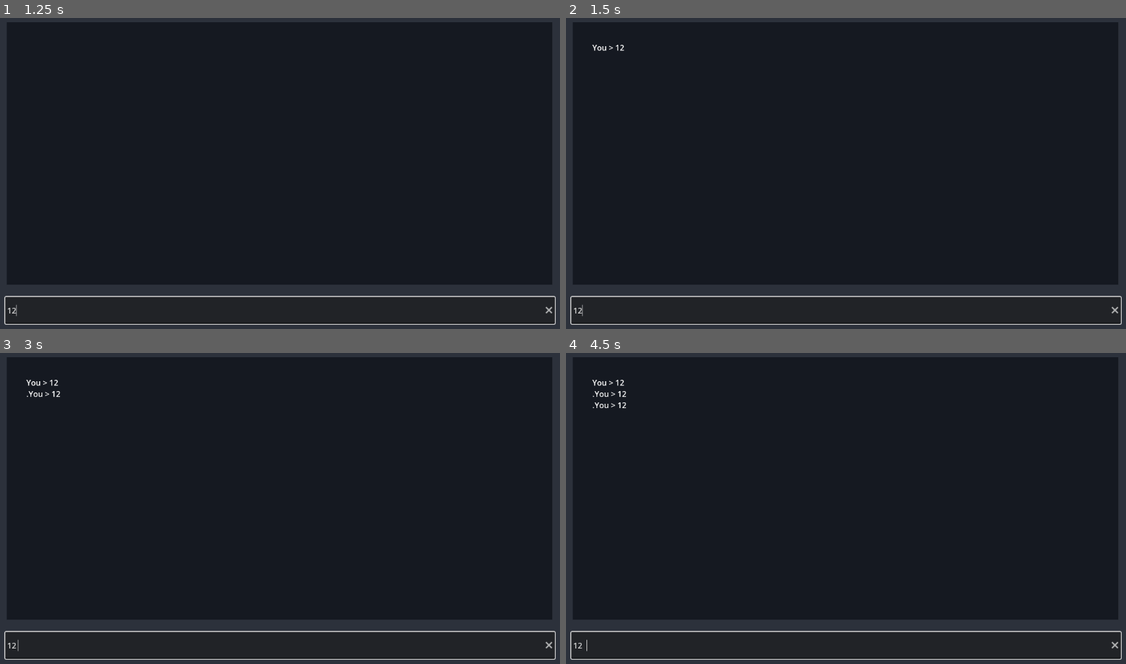
Above: before the commit, frames 1-4 (two rows, left to right).
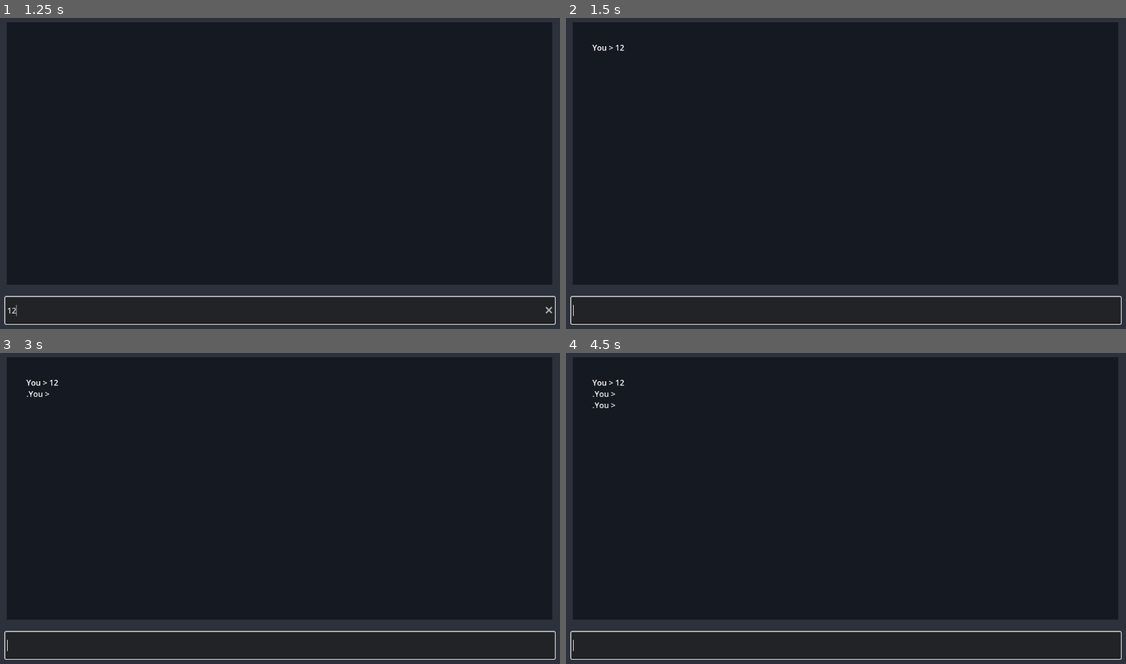
Above: after the commit, the same moments.

Repository: Shykaro/SimulatedAI
Game: Godot game, scene res://Scenes/2dScene1.tscn
The game is run twice, just before and just after one commit, with the same random seed, the same clock (stepped at 60 frames per second) and the same inputs.
Inputs (mouse positions are in pixels of both pictures, inside the frame that each line leads up to):
- Up to frame 1 (1.25 s): click (280, 310) at 0.52 s; type "12" at 0.6 s
- Up to frame 2 (1.5 s): tap Enter at 1.25 s
- Up to frame 3 (3 s): tap Space at 2 s; tap Enter at 2.75 s
- Up to frame 4 (4.5 s): tap Space at 3.5 s; tap Enter at 4.25 s

Frame 1 is identical in both runs. In frame 2, less than 0.1% of the frame differs, in the area x 1-99%, y 92-96%; in frame 3, less than 0.1%; in frame 4, less than 0.1%, in the area x 1-99%, y 12-96%.
Error in both runs: Trying to assign value of type 'Nil' to a variable of type 'Dictionary'. (res://Scripts/RequestHandler.gd:26)

Commit message:
Add problematic delay
OS.delay....

Diff:
--- a/GodotProject/Scenes/2dScene1.tscn
+++ b/GodotProject/Scenes/2dScene1.tscn
@@ -47,4 +47,5 @@
 [connection signal="request_completed" from="Root/HTTPRequest" to="Root/HTTPRequest" method="_on_request_completed"]
 [connection signal="request_processed" from="Root/HTTPRequest" to="Root/CanvasLayer/ColorRect/ColorRect/RichTextLabel" method="update_llm_text"]
 [connection signal="text_submitted" from="Root/CanvasLayer/ColorRect/LineEdit" to="Root/HTTPRequest" method="chat"]
+[connection signal="text_submitted" from="Root/CanvasLayer/ColorRect/LineEdit" to="Root/CanvasLayer/ColorRect/LineEdit" method="_on_text_submitted"]
 [connection signal="text_submitted" from="Root/CanvasLayer/ColorRect/LineEdit" to="Root/CanvasLayer/ColorRect/ColorRect/RichTextLabel" method="update_user_text"]
--- a/GodotProject/Scripts/TextInputHandler.gd
+++ b/GodotProject/Scripts/TextInputHandler.gd
@@ -3,3 +3,8 @@
 
 func _ready():
 	self.grab_focus()
+
+
+func _on_text_submitted(new_text):
+	OS.delay_msec(200)
+	self.clear()
